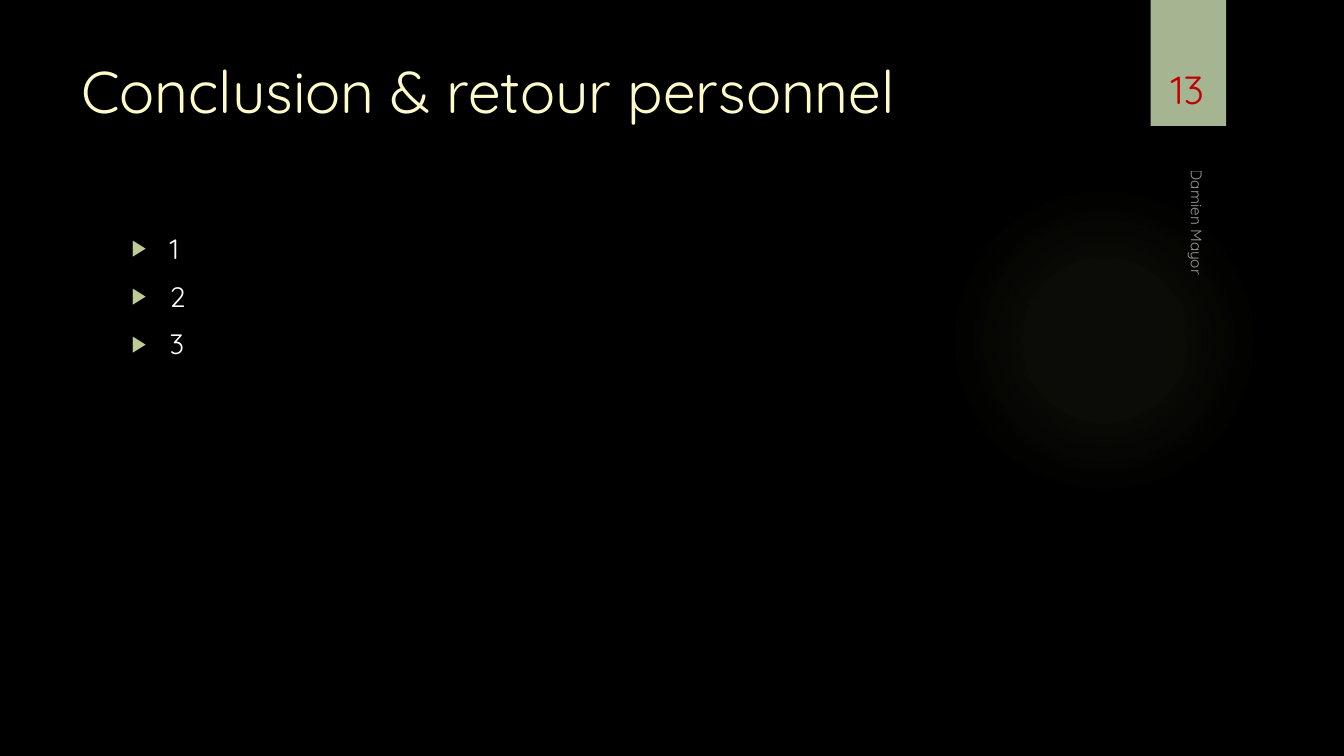
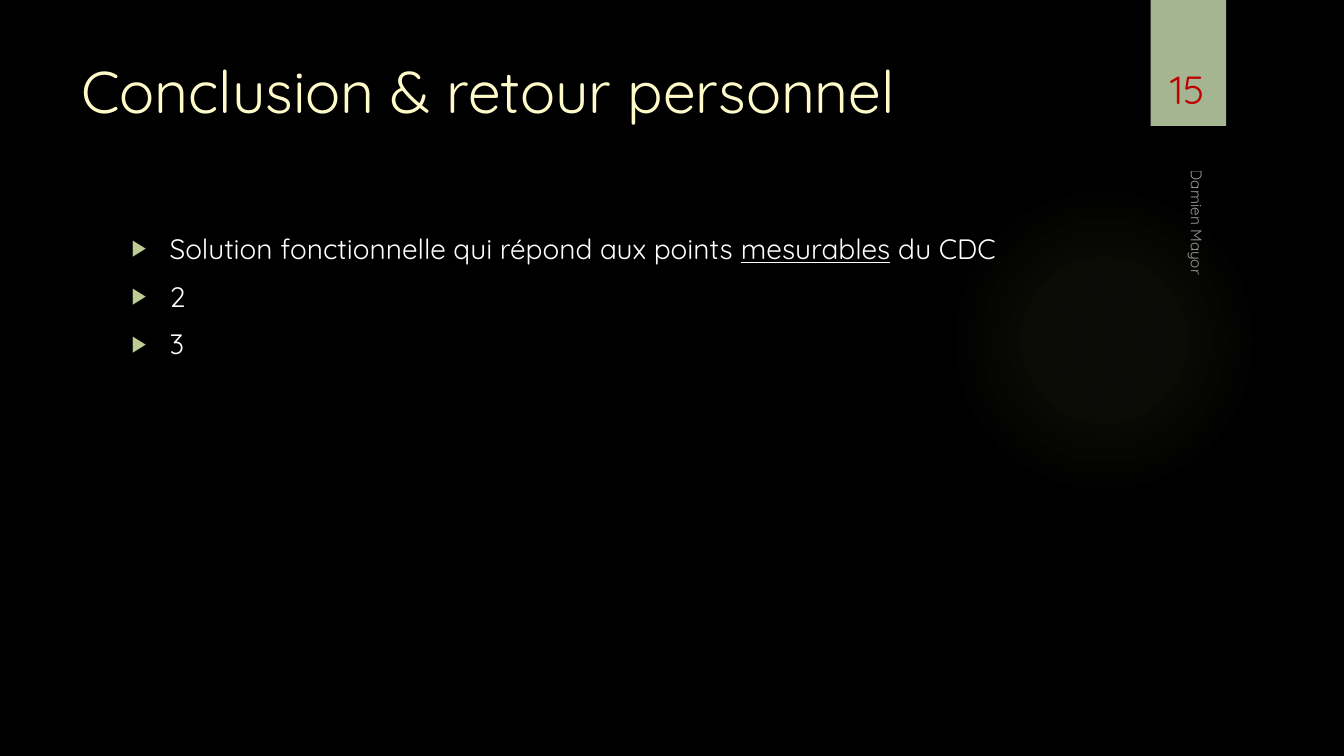
Before and after one commit to damienmayor/TPI, a slide deck: slide 15 of Présentation/Présentation TPI DMA.pptx (slide 13 before the commit). Drawn at 1344x756 pixels with LibreOffice and Linux fonts; fonts in the diff are those of the drawing; background and template pictures are left out. Boxes give left, top, right and bottom in pixels: in the first picture for what was removed or moved away, otherwise in the second. Text is boxed around its words. In the diff, an @@ line names an element or a change of style, - is before the commit and + after.

```diff
--- a/Présentation/Présentation TPI DMA.pptx
+++ b/Présentation/Présentation TPI DMA.pptx
@@ page number at <box>1170,76,1205,104</box>: text changed @@
-13
+15
@@ text at <box>170,238,996,265</box>: text changed @@
-▶ 1
+▶ Solution fonctionnelle qui répond aux points mesurables du CDC
```
Also in this commit, not shown: 7 other slides changed, 5 slides added, 1 other file.
